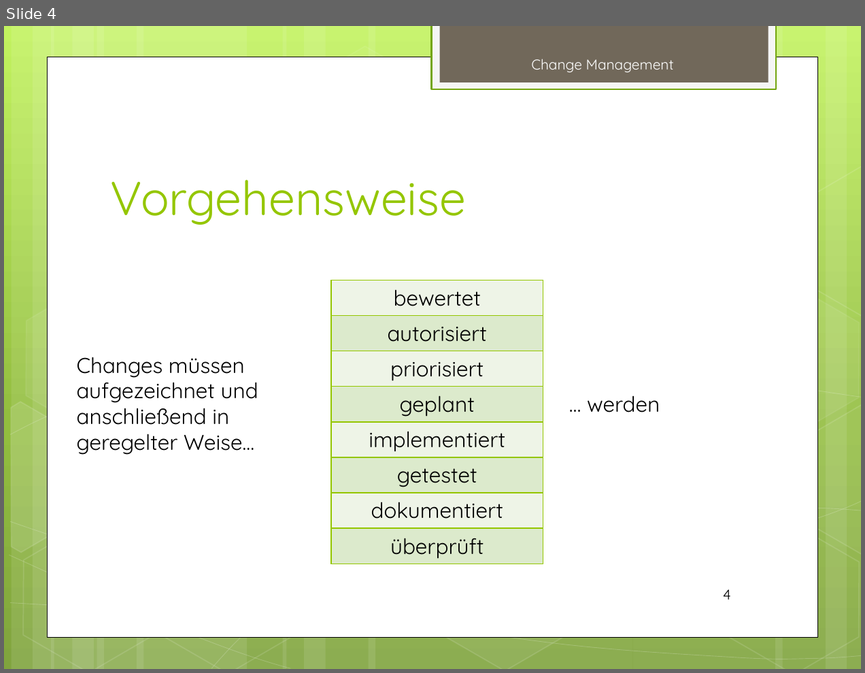
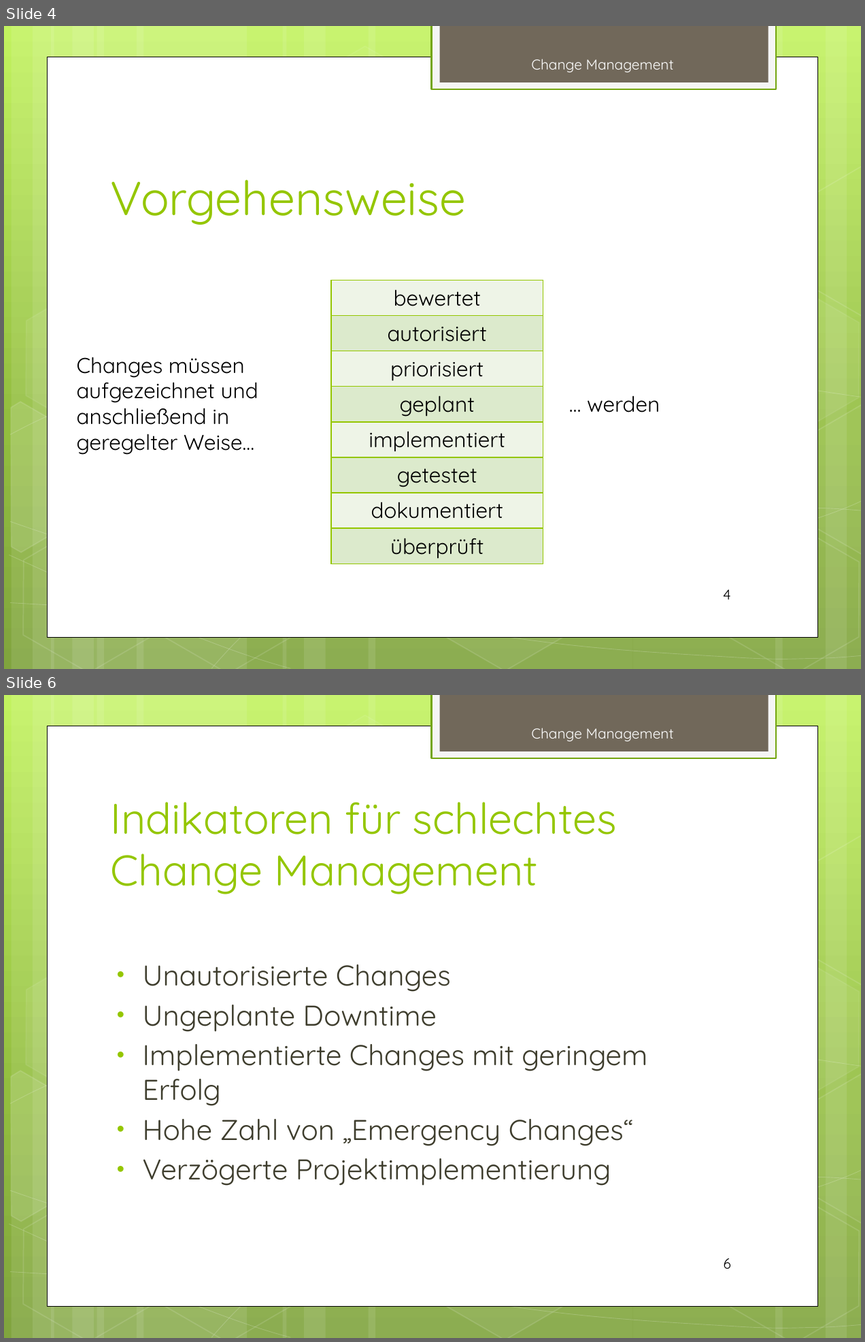
Before and after one commit to lightstalker89/MIT_SAD, a slide deck: 2nd_sem/itsm/Change Management.pptx. Shown one above the other, each under a label of ours: slide 4 before the commit, slides 4 and 6 after it; the slides between them are not shown. The pictures are 865x673 and 865x1342 pixels, drawn with LibreOffice and Linux fonts; fonts in the diff are those of the drawing. Boxes give left, top, right and bottom in pixels: in the first picture for what was removed or moved away, otherwise in the second. Text is boxed around its words. In the diff, an @@ line names an element or a change of style, - is before the commit and + after.

Commit message:
+) ITSM Change Management

```diff
--- a/2nd_sem/itsm/Change Management.pptx
+++ b/2nd_sem/itsm/Change Management.pptx
@@ slide 6 added at box(4, 695, 861, 1338), background gradient #C3F35F to #93BF3F to #81A53E; not listed: 31 template elements that a slide beside it also shows @@
@@ text added at box(531, 728, 674, 741), 12 pt, text #FEFEFE @@
+Change Management
@@ title added at box(110, 802, 617, 894), 36 pt, text #94C600 @@
+Indikatoren für schlechtes Change Management
@@ text added at box(143, 964, 647, 1185), 24 pt, text #3E3D2D @@
+• Unautorisierte Changes
+• Ungeplante Downtime
+• Implementierte Changes mit geringem Erfolg
+• Hohe Zahl von „Emergency Changes“
+• Verzögerte Projektimplementierung
@@ page number added at box(723, 1258, 731, 1269), 12 pt, text #000000 @@
+6
```
Also in this commit, not shown: 7 other slides added.
